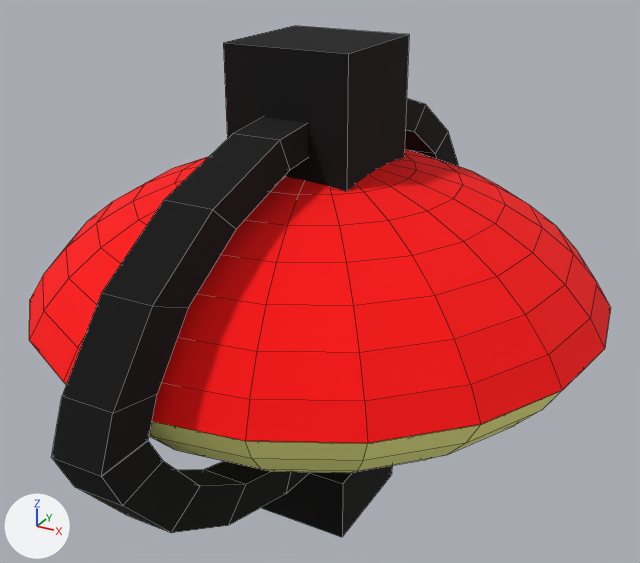
Before and after pictures for a commit that changed the OBJ model src/main/resources/assets/chtmod/models/block/roadlight/RoadLight5.obj.
Before and after are seen from a camera (50 mm lens) standing at (1.306, -1.961, 1.245) and looking at (0.5, -0.494, 0.512). Lighting does not change. The marker at lower left points along +X, +Y and +Z. Mesh edges are drawn as thin lines. Where no turn or scale is listed for an object, it has been applied to the vertices.

Before the edit, the objects in view are built like this:
```python
me_roadlight5 = bpy.data.meshes.new('RoadLight5')
me_roadlight5.from_pydata(...)  # 426 vertices, 416 faces; spans x -0.077..1.077, y -1.211..0.211, z 0.0..1.0
# faces by material slot: [160, 96, 160]
me_roadlight5.materials.append(mat_bottom)  # yellow #ffff95
me_roadlight5.materials.append(mat_black)  # black #000000
me_roadlight5.materials.append(mat_top)  # red #ff0000
# before: 387 (0.547, -0.28, 0.865), 388 (0.547, -0.5, 0.887), 389 (0.547, -0.72, 0.865) at pixel (279, 140), 398 (0.453, -0.28, 0.865), 399 (0.453, -0.5, 0.887)
# before: 400 (0.453, -0.72, 0.865) at pixel (232, 133)
ob_roadlight5 = bpy.data.objects.new('RoadLight5', me_roadlight5)
ob_roadlight5.location = (0.0, 0.0, 0.0)
```
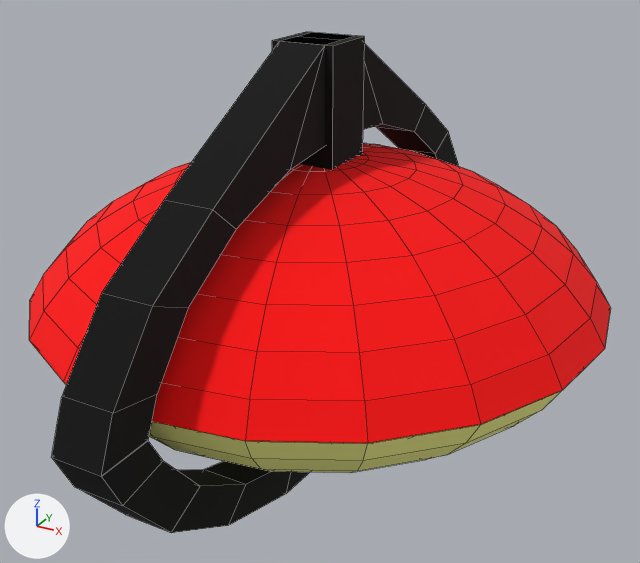
Location of each change, (x1, y1, x2, y2) in pixels of the pictures (640 x 563 px; the box of a moved part takes in the faces that stretch with it):
'RoadLight5', reshaped: before (29, 26, 611, 537); after (29, 32, 611, 533)
part 1 of me_roadlight5, added (black): after (272, 32, 364, 170)
part 2 of me_roadlight5, deleted (black): before (223, 26, 409, 191)
part 3 of me_roadlight5, deleted (black): before (261, 466, 392, 537)
part 4 of me_roadlight5, moved or reshaped: before (164, 98, 426, 229); after (164, 33, 426, 229)

The change, as a list of edits to the scene's bpy script:
```text
Change me_roadlight5:
    where me_roadlight5.from_pydata(...)  # 426 vertices, 416 faces; spans x -0.077..1.077, y -1.211..0.211, z 0.0..1.0
    used by ob_roadlight5; location = (0.0, 0.0, 0.0)
    verts and faces of me_roadlight5; kept vertices keep their numbers, new ones are numbered from 426
    me_roadlight5 part 1: a new loose piece, a box spanning x 0.438..0.562, y -0.562..-0.437, z 0.762..1.0, in mat_black (black #000000)
    me_roadlight5 part 2: the loose piece of 8 vertices spanning x 0.375..0.625, y -0.625..-0.375, z 0.762..1.0 is deleted
    me_roadlight5 part 3: the loose piece of 8 vertices spanning x 0.375..0.625, y -0.625..-0.375, z 0.0..0.137 is deleted
    me_roadlight5 part 4
    add verts[387] = (0.547, -0.437, 1.0)  # moved, pixel (356, 35)
    add verts[398] = (0.453, -0.437, 1.0)  # moved, pixel (313, 32)
    add verts[388] = (0.547, -0.5, 1.0)  # moved, pixel (341, 40)
    add verts[399] = (0.453, -0.5, 1.0)  # moved, pixel (296, 36)
    add verts[389] = (0.547, -0.562, 1.0)  # moved, pixel (324, 45)
    add verts[400] = (0.453, -0.562, 1.0)  # moved, pixel (279, 41)
```
